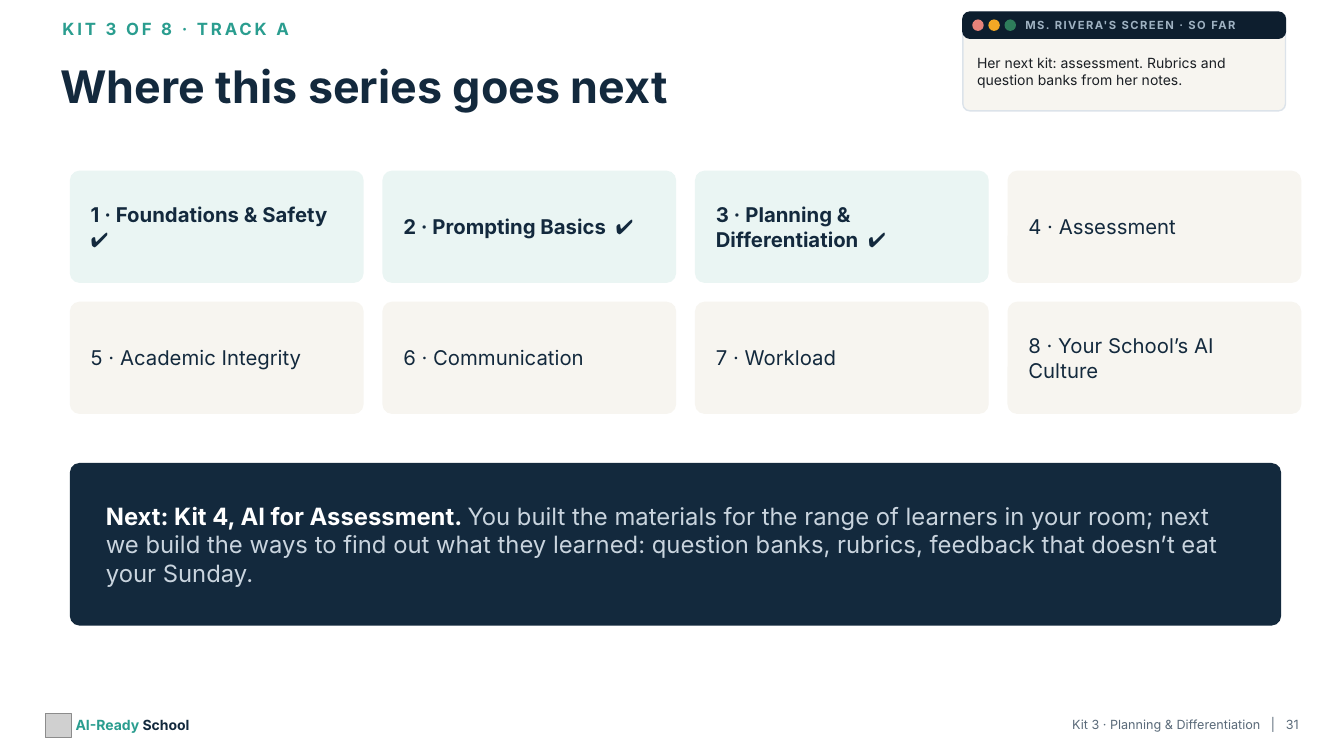
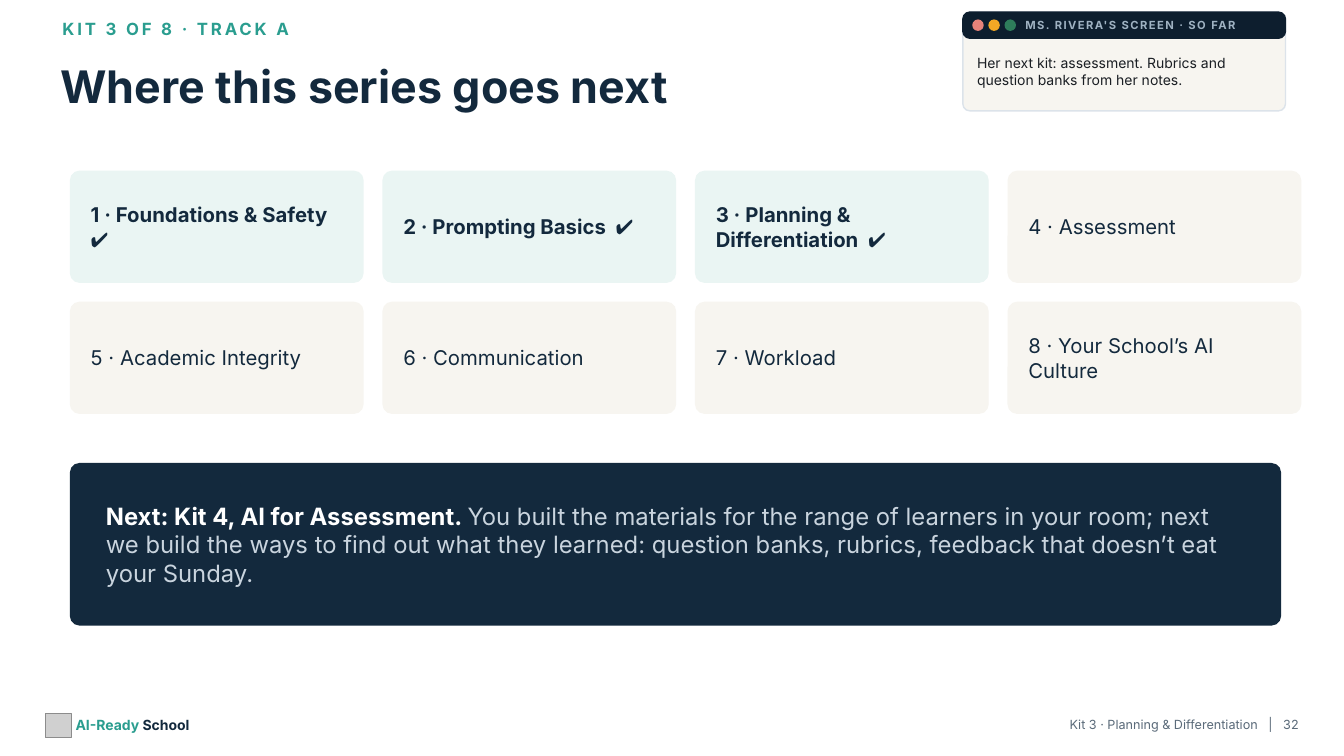
Before and after one commit to aspinozzi1/Ai-School-Ready, a slide deck: slide 32 of kits/kit03/Kit03_PresentationDeck.pptx (slide 31 before the commit). Drawn at 1344x756 pixels with LibreOffice and Linux fonts; fonts in the diff are those of the drawing; grey boxes stand for pictures. Boxes give left, top, right and bottom in pixels: in the first picture for what was removed or moved away, otherwise in the second. Text is boxed around its words. In the diff, an @@ line names an element or a change of style, - is before the commit and + after.

```diff
--- a/kits/kit03/Kit03_PresentationDeck.pptx
+++ b/kits/kit03/Kit03_PresentationDeck.pptx
@@ text at <box>1070,719,1298,732</box>: text changed @@
-Kit 3 · Planning & Differentiation | 31
+Kit 3 · Planning & Differentiation | 32
```
Also in this commit, not shown: 14 other slides changed, 1 slide added, 7 other files.
